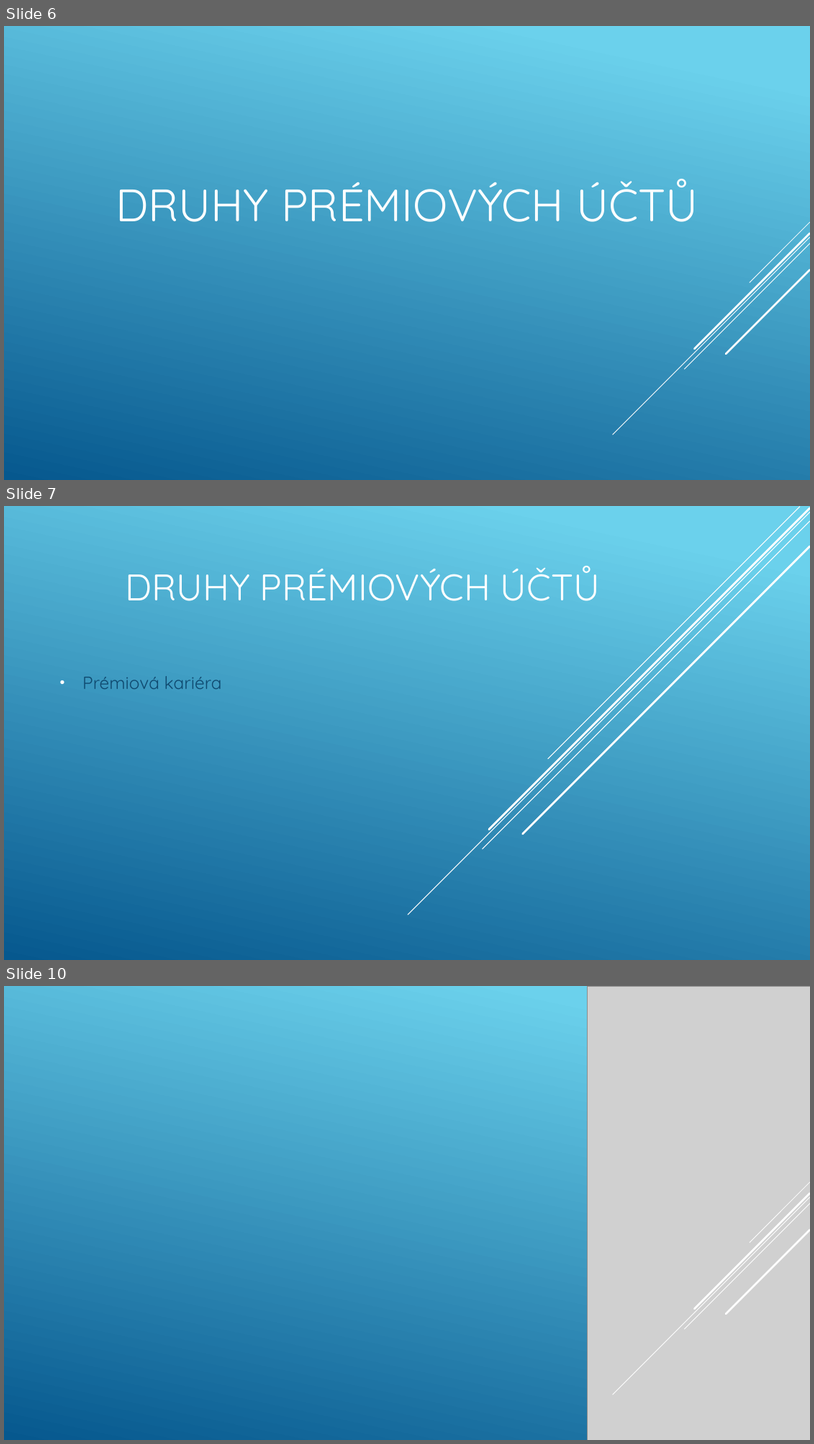
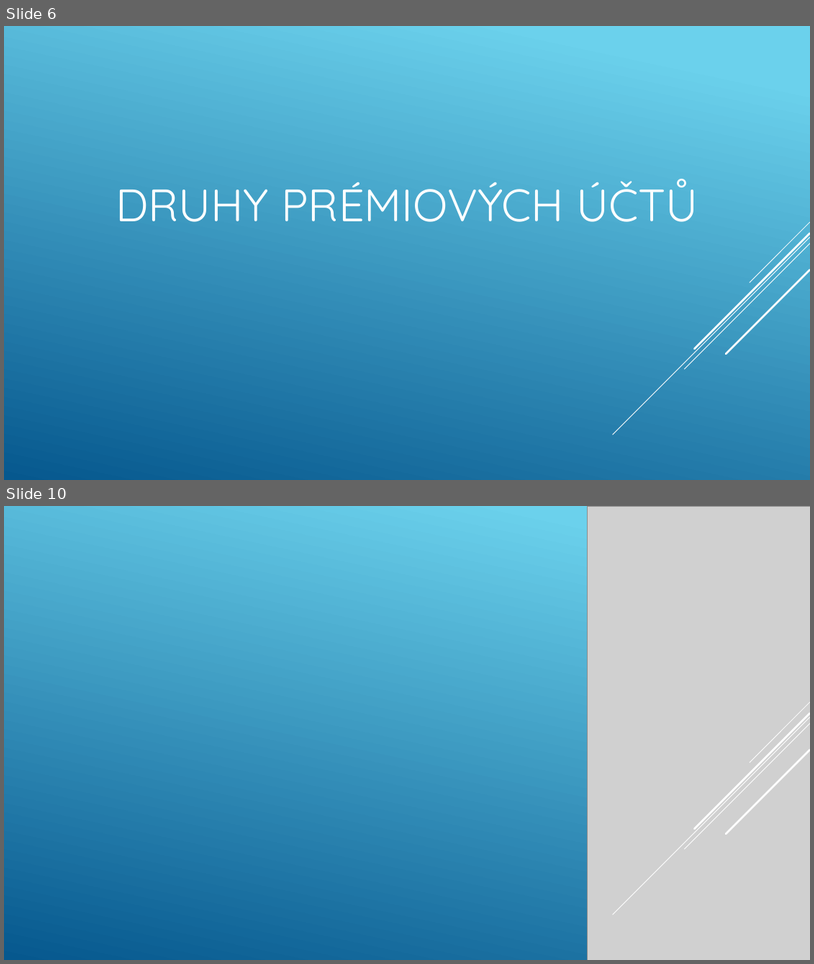
Before and after one commit to Jelenos69/I11-prezentace-Jel-nek, a slide deck: Jelinek.pptx. Shown one above the other, each under a label of ours: slides 6, 7 and 10 before the commit, slides 6 and 10 after it; the slides between them are not shown. The pictures are 814x1444 and 814x964 pixels, drawn with LibreOffice and Linux fonts; fonts in the diff are those of the drawing; grey boxes stand for pictures. Boxes give left, top, right and bottom in pixels: in the first picture for what was removed or moved away, otherwise in the second. Text is boxed around its words. In the diff, an @@ line names an element or a change of style, - is before the commit and + after.

```diff
--- a/Jelinek.pptx
+++ b/Jelinek.pptx
@@ slide 7 removed at [4,506,810,960], background gradient #6ED2EB to #06588E @@
@@ line removed from (810, 512) to (408, 914) @@
@@ line removed from (810, 521) to (483, 849) @@
@@ line removed from (810, 508) to (489, 829) @@
@@ line removed from (800, 507) to (548, 759) @@
@@ line removed from (810, 546) to (523, 834) @@
@@ title removed at [125,566,600,601] @@
-DRUHY PRÉMIOVÝCH ÚČTŮ
@@ subtitle removed at [82,676,222,689] @@
-• Prémiová kariéra
```
Also in this commit, not shown: 1 slide changed, 9 slides added, 10 other slides removed.
